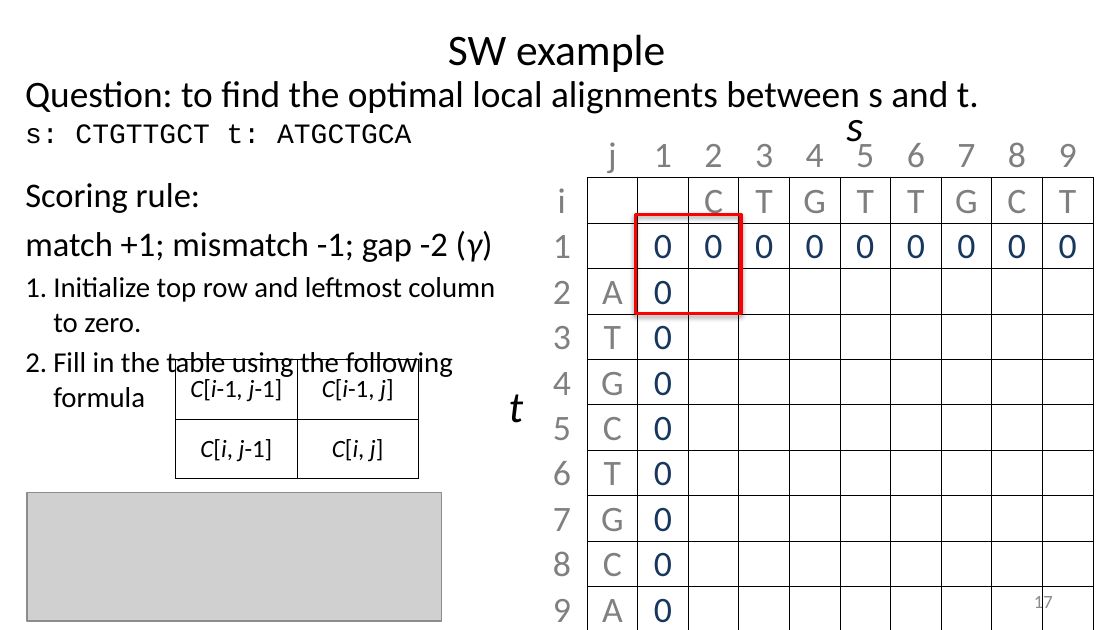
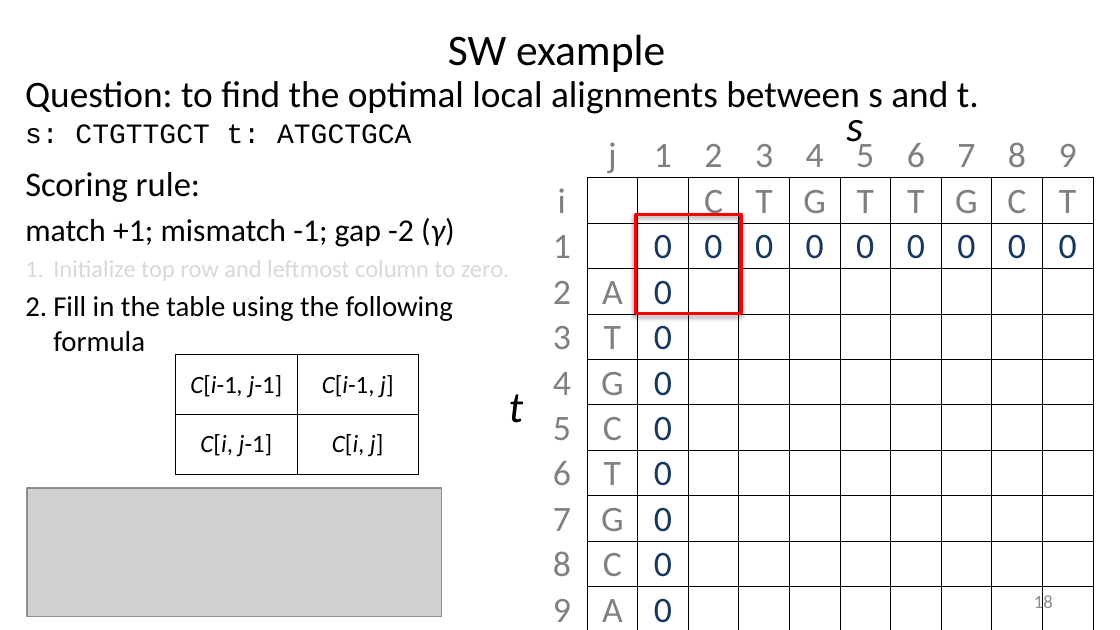
Before and after one commit to liu3zhenlab/teaching, a slide deck: slide 18 of PLPTH813Bioinformatis/2025/1_lecture/lecture04_alignment_I.pptx (slide 17 before the commit). Drawn at 1120x630 pixels with LibreOffice and Linux fonts; fonts in the diff are those of the drawing; grey boxes stand for pictures. Boxes give left, top, right and bottom in pixels: in the first picture for what was removed or moved away, otherwise in the second. Text is boxed around its words. In the diff, an @@ line names an element or a change of style, - is before the commit and + after.

```diff
--- a/PLPTH813Bioinformatis/2025/1_lecture/lecture04_alignment_I.pptx
+++ b/PLPTH813Bioinformatis/2025/1_lecture/lecture04_alignment_I.pptx
@@ text "Scoring rule:": place and size @@
-text "Scoring rule:" at (25,183,495,379)
+text "Scoring rule:" at (25,172,509,352)
@@ text at (25,218,509,284): size 22.2 to 20.4 pt in "match +1; mismatch -1; gap -2 (γ)"; size 18.5 to 15.7 pt, text colour #000000 to #D9D9D9 in "Initialize top row and leftmost column to ..." @@
@@ table: place and size @@
-table at (176,360,418,479)
+table at (176,355,418,475)
@@ picture: place and size @@
-picture at (27,493,441,622)
+picture at (27,488,441,617)
@@ page number at (1034,592,1053,613): text changed @@
-17
+18
```
Also in this commit, not shown: 10 other slides changed, 1 slide added, 2 other files.
